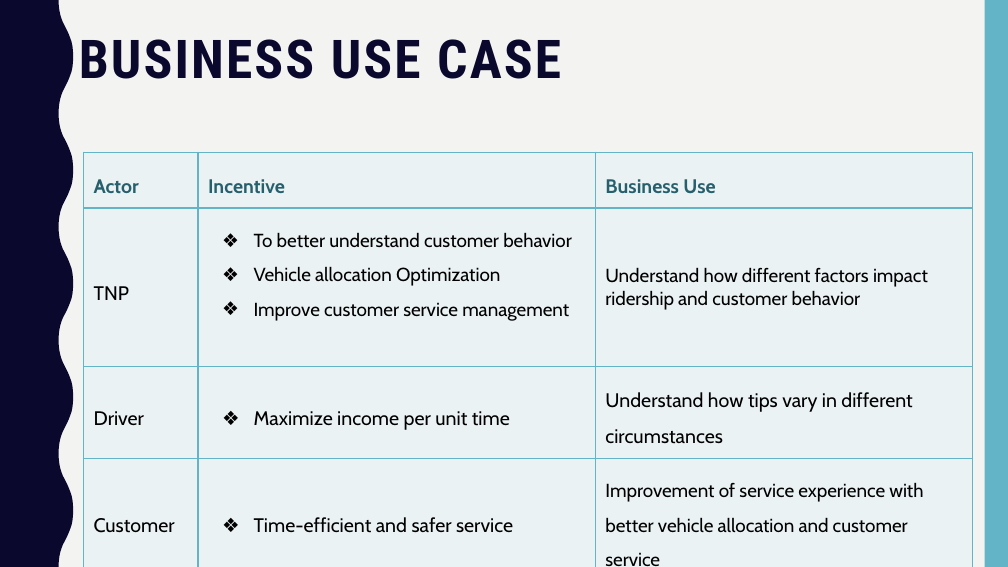
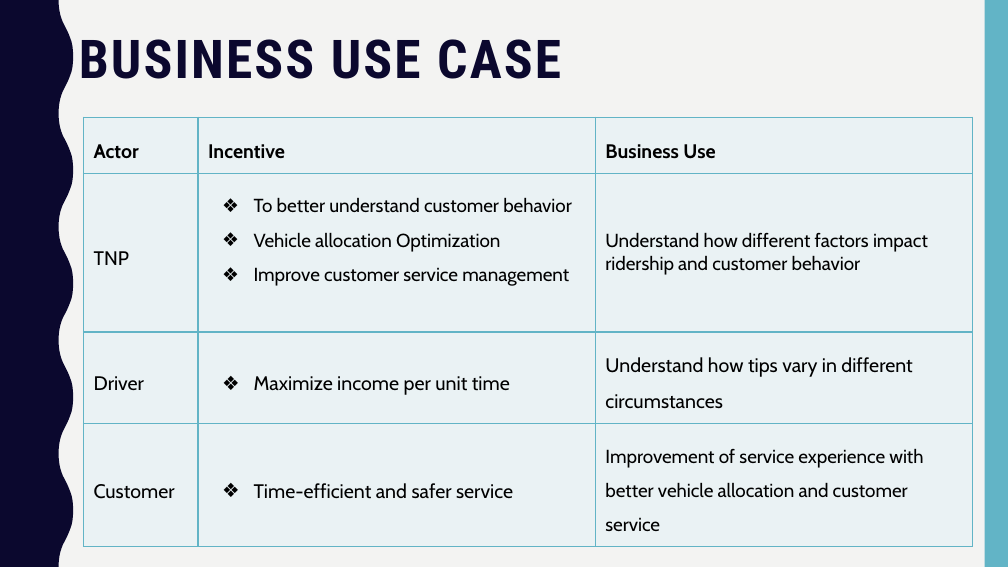
Before and after one commit to Data-Engineering-Platform-Final-Project/DEPA-FP-Files, a slide deck: slide 3 of DEPA Final Project PPT.pptx. Drawn at 1008x567 pixels with LibreOffice and Linux fonts; fonts in the diff are those of the drawing. Boxes give left, top, right and bottom in pixels: in the first picture for what was removed or moved away, otherwise in the second. Text is boxed around its words. In the diff, an @@ line names an element or a change of style, - is before the commit and + after.

```diff
--- a/DEPA Final Project PPT.pptx
+++ b/DEPA Final Project PPT.pptx
@@ table at [84,117,973,535] @@
@@ text colour #27606D to #000000 in "Actor", "Incentive", "Business Use" @@
@@ table: place and size @@
-table at [84,152,973,567]
+table at [84,117,973,535]
```
Also in this commit, not shown: 1 slide added.
